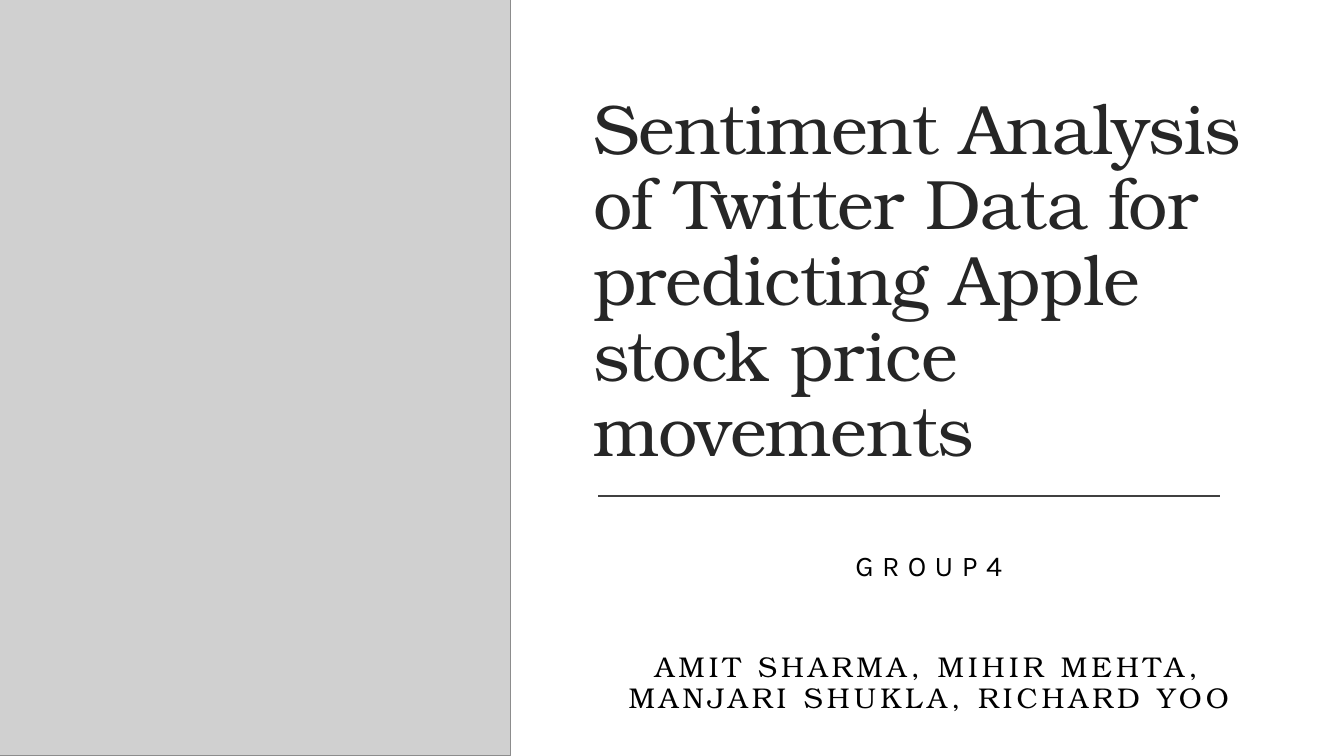
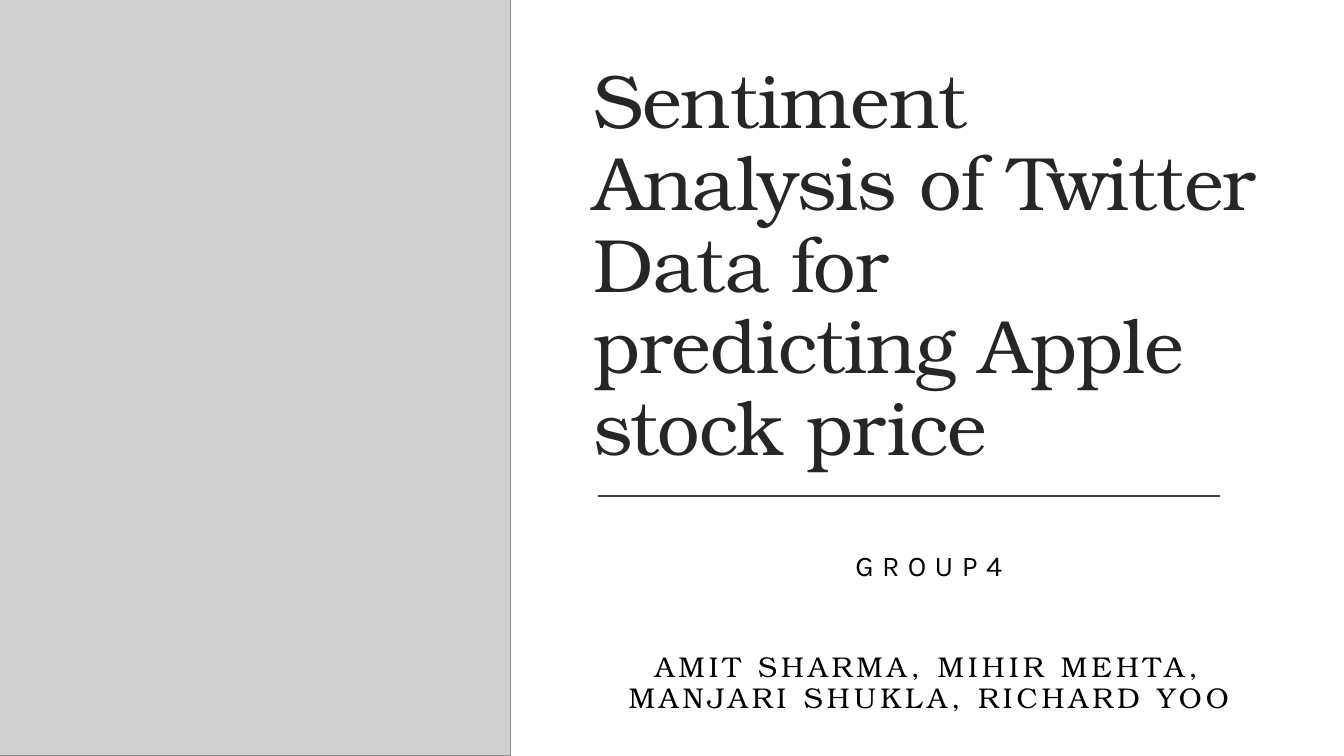
Before and after one commit to you915/Sentiment-Analysis-of-Twitter-Data-for-predicting-Apple-stock-price, a slide deck: slide 1 of Project 2 - Group 4.pptx. Drawn at 1344x756 pixels with LibreOffice and Linux fonts; fonts in the diff are those of the drawing; grey boxes stand for pictures. Boxes give left, top, right and bottom in pixels: in the first picture for what was removed or moved away, otherwise in the second. Text is boxed around its words. In the diff, an @@ line names an element or a change of style, - is before the commit and + after.

```diff
--- a/Project 2 - Group 4.pptx
+++ b/Project 2 - Group 4.pptx
@@ title at (593,75,1256,473): text changed; size 50 to 54 pt @@
-Sentiment Analysis of Twitter Data for predicting Apple stock price movements
+Sentiment Analysis of Twitter Data for predicting Apple stock price
```
Also in this commit, not shown: 5 other slides changed, 2 slides added, 2 slides removed.
